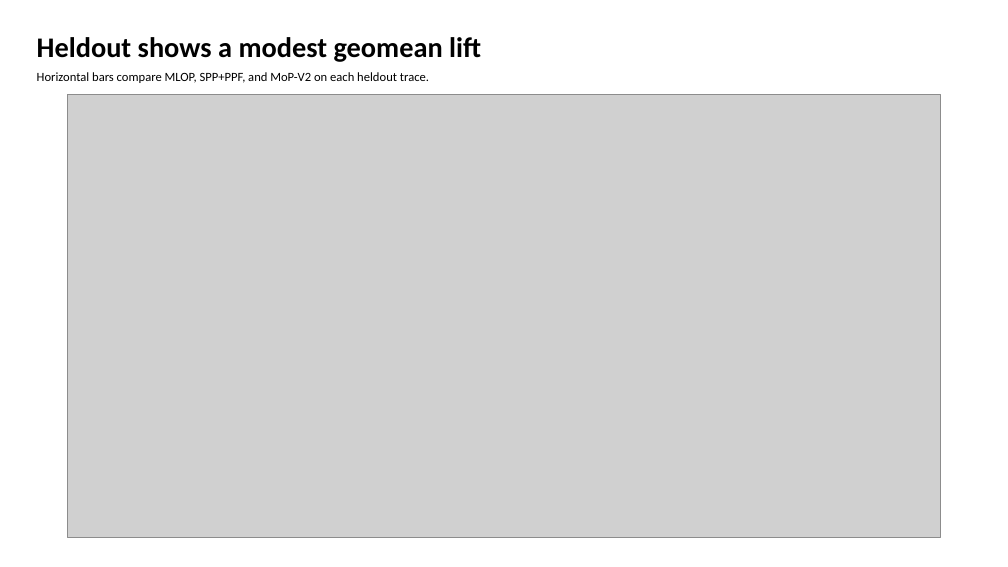
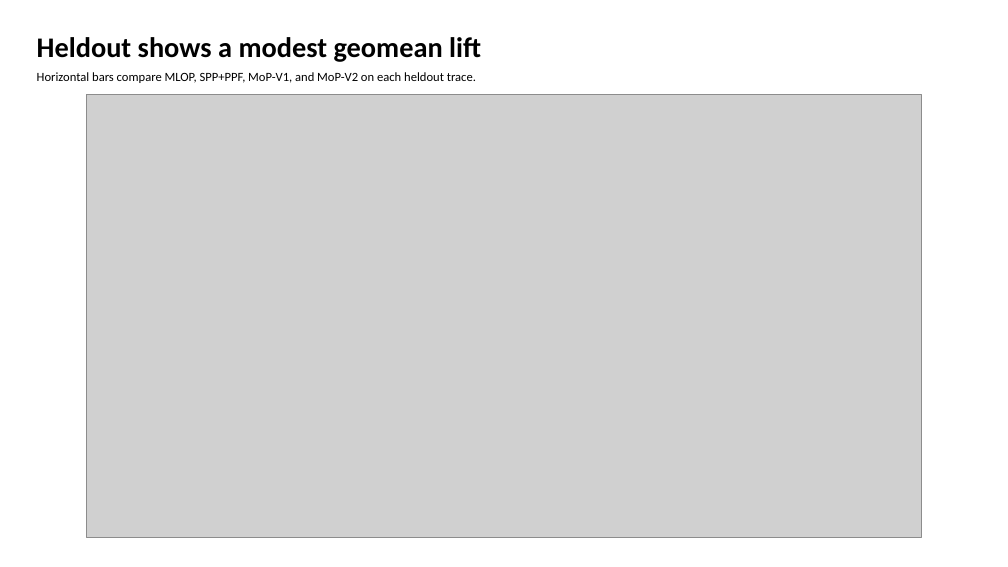
Before and after one commit to GithuBarry/Mixture-of-Prefetchers, a slide deck: slide 5 of slides/mop_stage2_final/output/output.pptx. Drawn at 1008x567 pixels with LibreOffice and Linux fonts; fonts in the diff are those of the drawing; grey boxes stand for pictures. Boxes give left, top, right and bottom in pixels: in the first picture for what was removed or moved away, otherwise in the second. Text is boxed around its words. In the diff, an @@ line names an element or a change of style, - is before the commit and + after.

```diff
--- a/slides/mop_stage2_final/output/output.pptx
+++ b/slides/mop_stage2_final/output/output.pptx
@@ text at [37,72,476,83]: text changed @@
-Horizontal bars compare MLOP, SPP+PPF, and MoP-V2 on each heldout trace.
+Horizontal bars compare MLOP, SPP+PPF, MoP-V1, and MoP-V2 on each heldout trace.
@@ picture: place and size @@
-picture at [68,94,940,538]
+picture at [87,94,921,538]
```
Also in this commit, not shown: 4 other slides changed, 18 other files.
